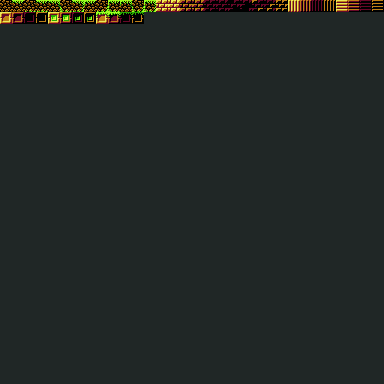
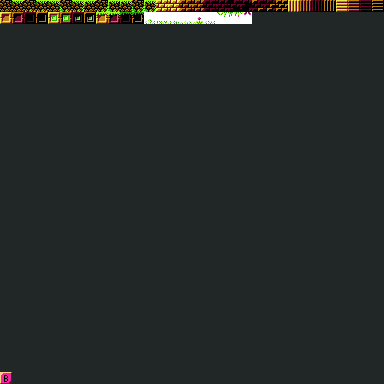
Before/after of a 384 × 384 layered artwork. What changed in the layer stack:
added layer "Layer 300" above "Layer 6" over <box>0,372,12,384</box>
added layer "Layer 6" above "Layer 5" over <box>145,12,251,24</box>
painted on "Layer 1" over <box>144,12,252,24</box>
